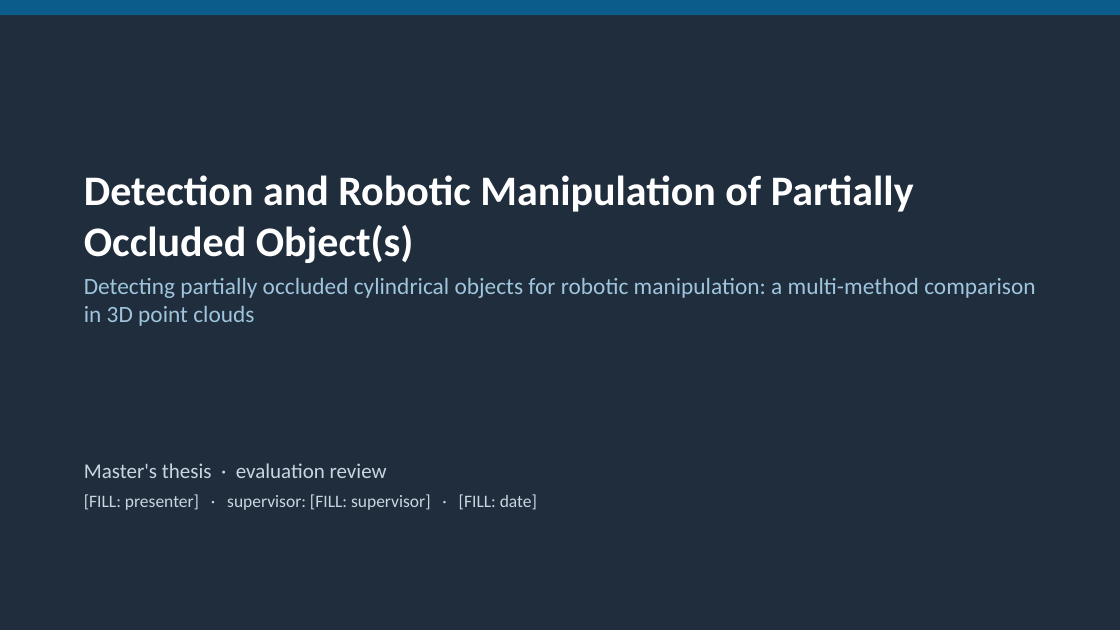
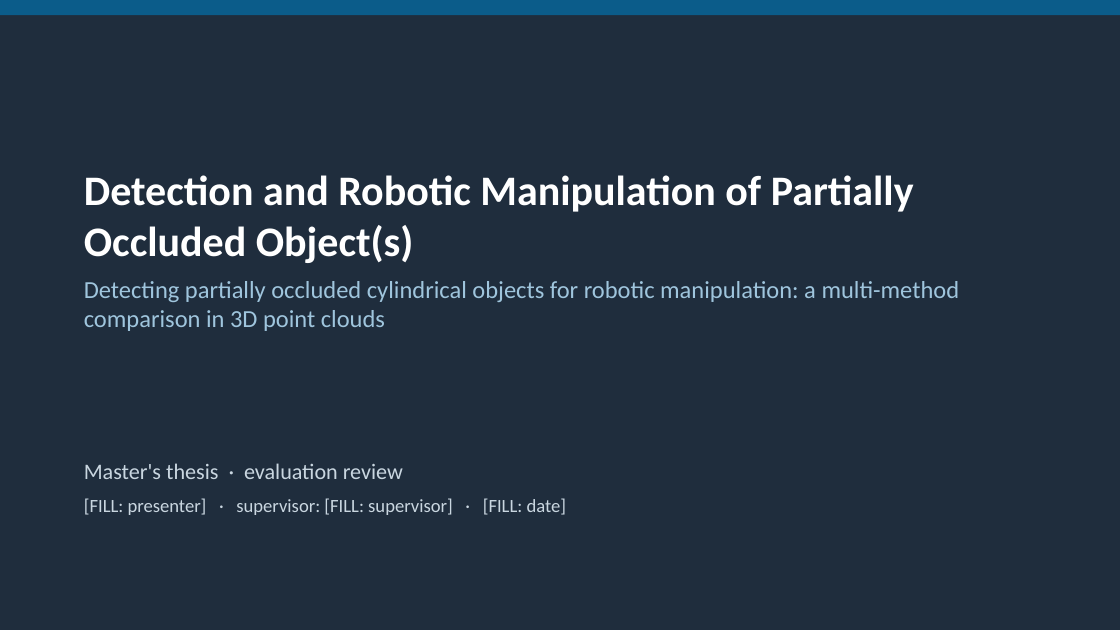
Before and after one commit to coder-1011/barrel-detection, a slide deck: slide 1 of researchwrite/evaluation_presentation.pptx. Drawn at 1120x630 pixels with LibreOffice and Linux fonts; fonts in the diff are those of the drawing. Boxes give left, top, right and bottom in pixels: in the first picture for what was removed or moved away, otherwise in the second. Text is boxed around its words. In the diff, an @@ line names an element or a change of style, - is before the commit and + after.

Commit message:
Rework evaluation deck per supervisor feedback: big fonts, plain-language intro/fitting slides, split experiments, BarrelNet slides (synth data, epoch comparison, pile result), risks with mitigations

```diff
--- a/researchwrite/evaluation_presentation.pptx
+++ b/researchwrite/evaluation_presentation.pptx
@@ text "Detection and Robotic Manipulation of ..." at [84,175,960,331]: size 20 to 21 pt in "Detecting partially occluded cylindrical objects for robotic ..."; more space between paragraphs @@
@@ text "Master's thesis · evaluation review" at [84,463,567,515]: size 18 to 19 pt in "Master's thesis · evaluation review"; size 15 to 16 pt in "[FILL: presenter] · supervisor: [FILL: supervisor] · ..."; more space between paragraphs @@
```
Also in this commit, not shown: 17 slides added, 9 slides removed, 15 other files.
